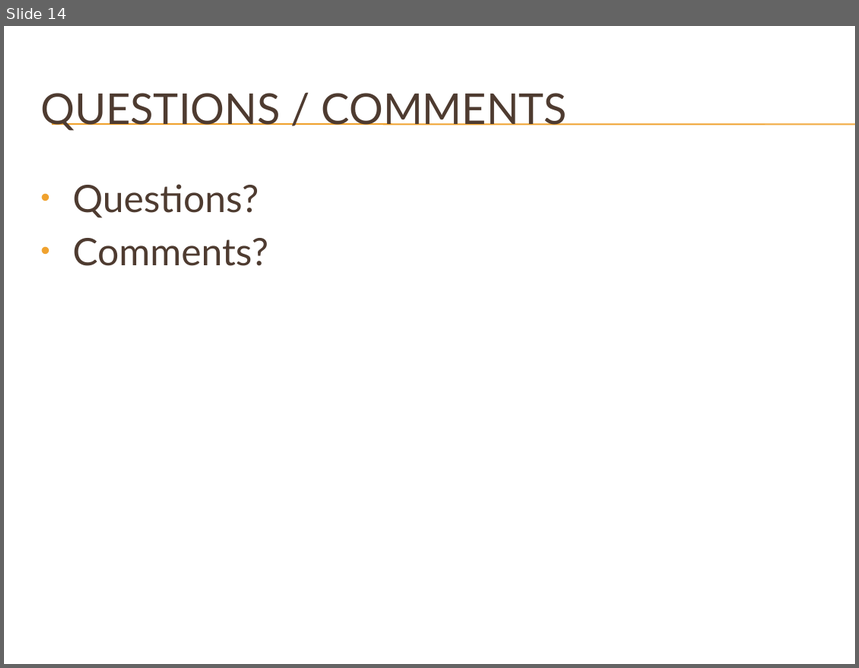
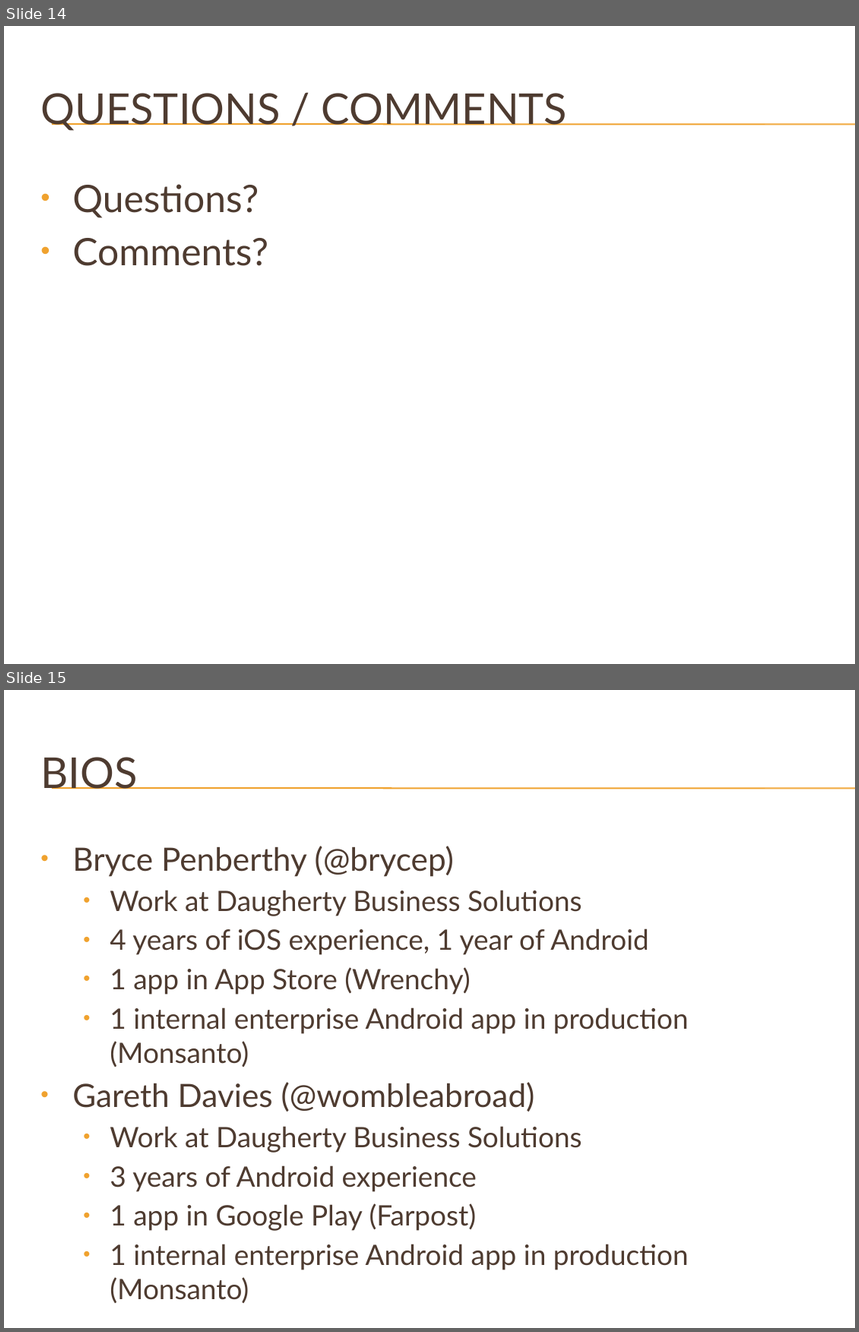
Before and after one commit to brycep/thomas, a slide deck: thomas-android/src/main/presentations/Unit Testing.pptx. Shown one above the other, each under a label of ours: slide 14 before the commit, slides 14 and 15 after it. The pictures are 859x668 and 859x1332 pixels, drawn with LibreOffice and Linux fonts; fonts in the diff are those of the drawing; background and template pictures are left out. Boxes give left, top, right and bottom in pixels: in the first picture for what was removed or moved away, otherwise in the second. Text is boxed around its words. In the diff, an @@ line names an element or a change of style, - is before the commit and + after.

```diff
--- a/thomas-android/src/main/presentations/Unit Testing.pptx
+++ b/thomas-android/src/main/presentations/Unit Testing.pptx
@@ slide 15 added at box(4, 690, 855, 1328), background picture (left out); not listed: 2 template elements that a slide beside it also shows @@
@@ title added at box(40, 757, 137, 789), 36 pt, text #4E3B30 @@
+BIOS
@@ text added at box(72, 846, 689, 1271), 23.8 pt, text #4E3B30 @@
+• Bryce Penberthy (@brycep)
+  • Work at Daugherty Business Solutions
+  • 4 years of iOS experience, 1 year of Android
+  • 1 app in App Store (Wrenchy)
+  • 1 internal enterprise Android app in production (Monsanto)
+• Gareth Davies (@wombleabroad)
+  • Work at Daugherty Business Solutions
+  • 3 years of Android experience
+  • 1 app in Google Play (Farpost)
+  • 1 internal enterprise Android app in production (Monsanto)
```
Also in this commit, not shown: 7 slides changed.
